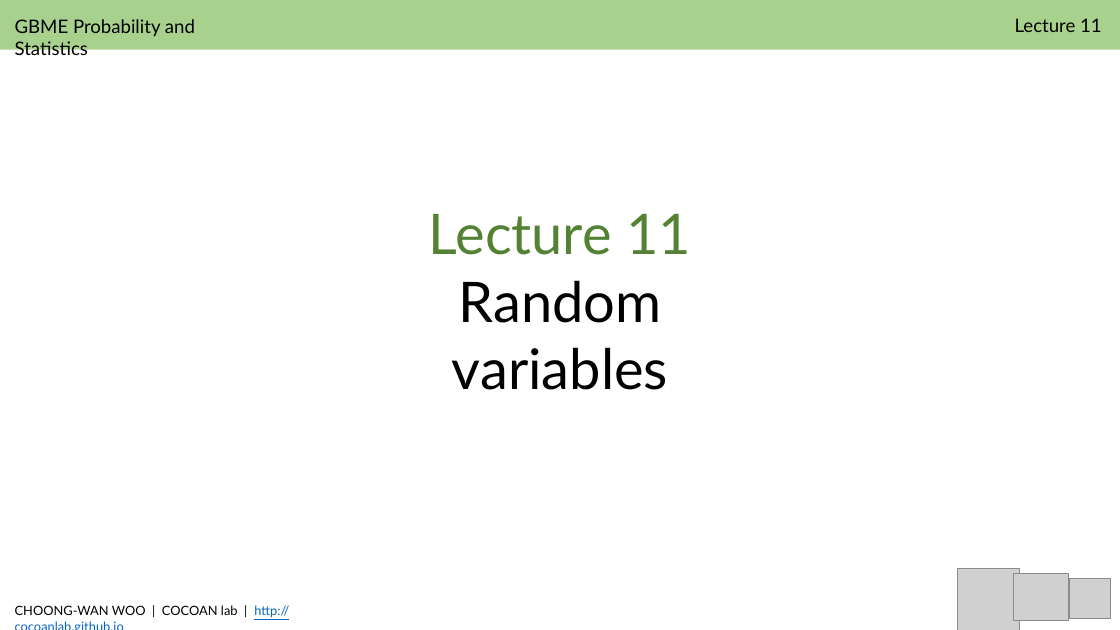
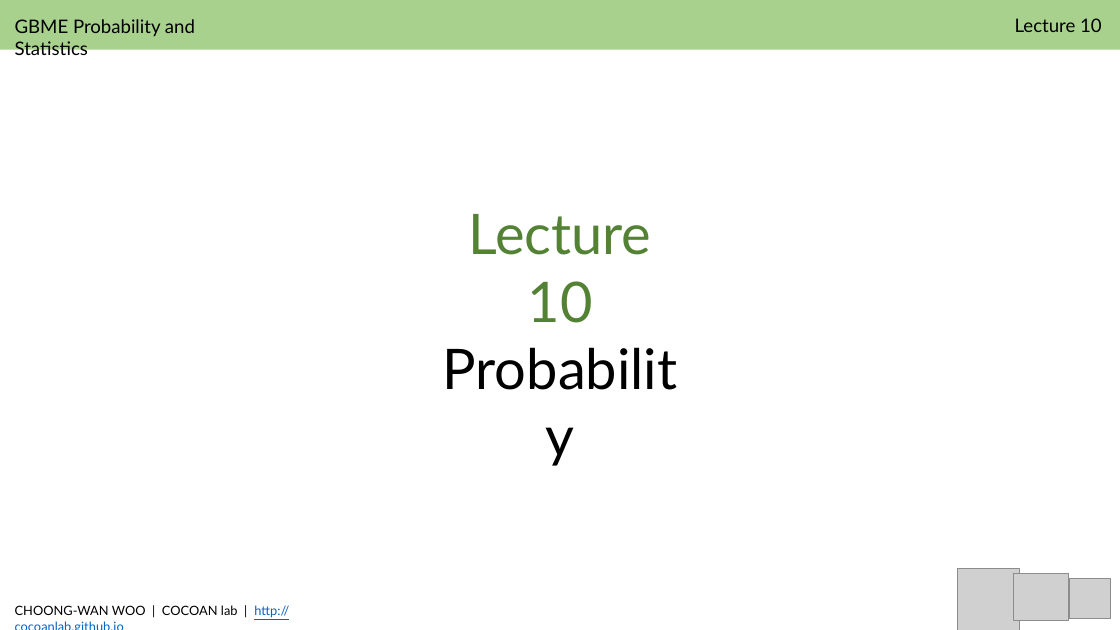
Before and after one commit to jun-hyeok/GBE3037-41_BME-Probability-and-Stability_2019Spring, a slide deck: slide 1 of slides/Woo_GBE3037_L10.pptx. Drawn at 1120x630 pixels with LibreOffice and Linux fonts; fonts in the diff are those of the drawing; grey boxes stand for pictures. Boxes give left, top, right and bottom in pixels: in the first picture for what was removed or moved away, otherwise in the second. Text is boxed around its words. In the diff, an @@ line names an element or a change of style, - is before the commit and + after.

```diff
--- a/slides/Woo_GBE3037_L10.pptx
+++ b/slides/Woo_GBE3037_L10.pptx
@@ text at bbox=[1015, 18, 1102, 32]: text changed @@
-Lecture 11
+Lecture 10
@@ text at bbox=[468, 214, 651, 323]: text changed @@
-Lecture 11
-Random variables
+Lecture 10
+Probability
```
Also in this commit, not shown: 7 other slides changed, 7 slides added, 2 slides removed, 2 other files.
